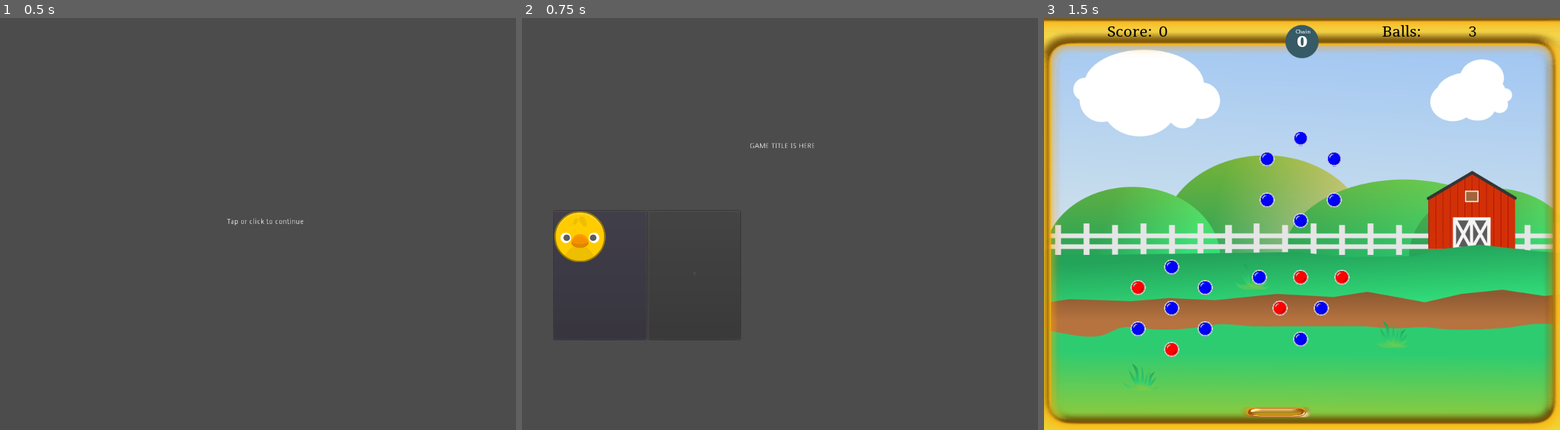
Above: before the commit, frames 1-3 (left to right).
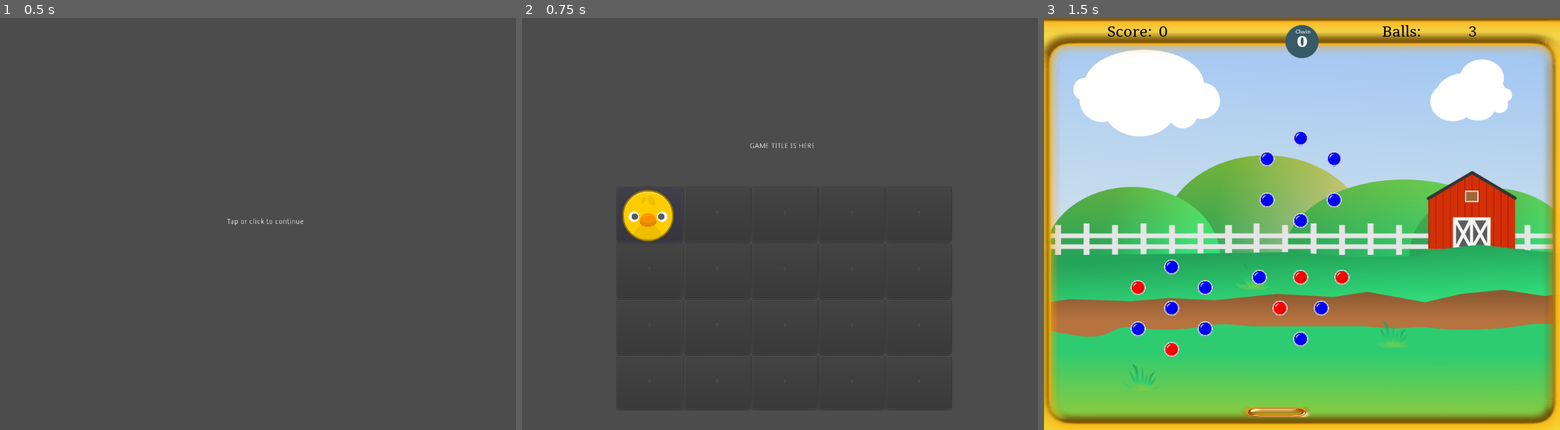
Above: after the commit, the same moments.

Repository: doctor-g/GGJ21
Game: Godot game, scene res://src/SplashScreen.tscn
The game is run twice, just before and just after one commit, with the same random seed, the same clock (stepped at 60 frames per second) and the same inputs. Sound files missing from this copy of the repository are replaced by a short silence.
Inputs (mouse positions are in pixels of both pictures, inside the frame that each line leads up to; where the layout moved, square brackets give the same spot in the first picture):
- Up to frame 1 (0.5 s): no input
- Up to frame 2 (0.75 s): tap Enter at 0.5 s; move the mouse to (893, 203) at 0.52 s; click (893, 203) at 0.67 s
- Up to frame 3 (1.5 s): click (1173, 215) [1121, 273] at 1.25 s

Frame 1 is identical in both runs. In frame 2, 2.1% of the frame differs, in the area x 6-83%, y 41-93%; in frame 3, nothing differs.

Commit message:
Add remaining animals

Diff:
--- a/project/project.godot
+++ b/project/project.godot
@@ -9,11 +9,6 @@
 config_version=4
 
 _global_script_classes=[ {
-"base": "Node",
-"class": "AnimalSettings",
-"language": "GDScript",
-"path": "res://src/AnimalSettings.gd"
-}, {
 "base": "RigidBody2D",
 "class": "Ball",
 "language": "GDScript",
@@ -25,7 +20,6 @@
 "path": "res://src/Peg.gd"
 } ]
 _global_script_class_icons={
-"AnimalSettings": "",
 "Ball": "",
 "Peg": ""
 }
@@ -39,6 +33,7 @@
 [autoload]
 
 GameState="*res://src/GameState.gd"
+AnimalSettings="*res://src/AnimalSettings.gd"
 
 [debug]
 
--- a/project/src/AnimalSettings.gd
+++ b/project/src/AnimalSettings.gd
@@ -1,16 +1,41 @@
-class_name AnimalSettings
 extends Node
 
-const ANIMALS = [
-	{
-		"name": "Chick",
-		"image": preload("res://assets/animals/chick.png"),
-		"score": 0,
-	},
-	{
-		"name": "Goat",
-		"image": preload("res://assets/animals/goat.png"),
-		"score": 100
-	}
+const _ANIMAL_SEQUENCE = [
+	"chick",
+	"goat",
+	"bear",
+	"buffalo",
+	"dog",
+	"duck",
+	"elephant",
+	"gorilla",
+	"hippo",
+	"horse",
+	"monkey",
+	"moose",
+	"narwhal",
+	"panda",
+	"pig",
+	"rabbit",
+	"snake",
+	"zebra",
+	"penguin",
+	"rhino"
+]
 
-]
+var ANIMALS = _make_animals_conf()
+
+func _make_animals_conf()->Array:
+	var result = []
+	var count = 0
+	for animal in _ANIMAL_SEQUENCE:
+		result.append({
+			"image": _asset(animal),
+			"score": 200 * count
+		})
+		count += 1
+	return result
+
+
+func _asset(name):
+	return load("res://assets/animals/%s.png" % name)
--- a/project/src/MainMenuScreen.gd
+++ b/project/src/MainMenuScreen.gd
@@ -1,5 +1,7 @@
 extends Control
 
+export var icon_size := 100.0
+export var sprite_offset := Vector2(10,5)
 
 # Called when the node enters the scene tree for the first time.
 func _ready():
@@ -12,8 +14,9 @@
 			var sprite := Sprite.new()
 			sprite.centered = false
 			sprite.texture = AnimalSettings.ANIMALS[i].image
-			var linear_scale := 100.0 / sprite.texture.get_width()
+			var linear_scale := icon_size / sprite.texture.get_width()
 			sprite.scale = Vector2(linear_scale, linear_scale)
+			sprite.position = sprite_offset
 			button.add_child(sprite)
 		else:
 			button.disabled = true
--- a/project/src/MainMenuScreen.tscn
+++ b/project/src/MainMenuScreen.tscn
@@ -18,10 +18,10 @@
 text = "GAME TITLE IS HERE"
 
 [node name="AnimalGrid" type="GridContainer" parent="."]
-margin_left = 62.0
-margin_top = 375.0
-margin_right = 957.0
-margin_bottom = 624.0
+margin_left = 184.0
+margin_top = 329.0
+margin_right = 832.0
+margin_bottom = 760.0
 columns = 5
 __meta__ = {
 "_edit_use_anchors_": false
Binary file added: project/assets/animals/bear.png
Not shown, added: project/assets/animals/bear.png.import
Binary file added: project/assets/animals/buffalo.png
Not shown, added: project/assets/animals/buffalo.png.import
Binary file added: project/assets/animals/dog.png
Not shown, added: project/assets/animals/dog.png.import
Binary file added: project/assets/animals/duck.png
Not shown, added: project/assets/animals/duck.png.import
Binary file added: project/assets/animals/elephant.png
Not shown, added: project/assets/animals/elephant.png.import
Binary file added: project/assets/animals/gorilla.png
Not shown, added: project/assets/animals/gorilla.png.import
(and 24 more such lines)
